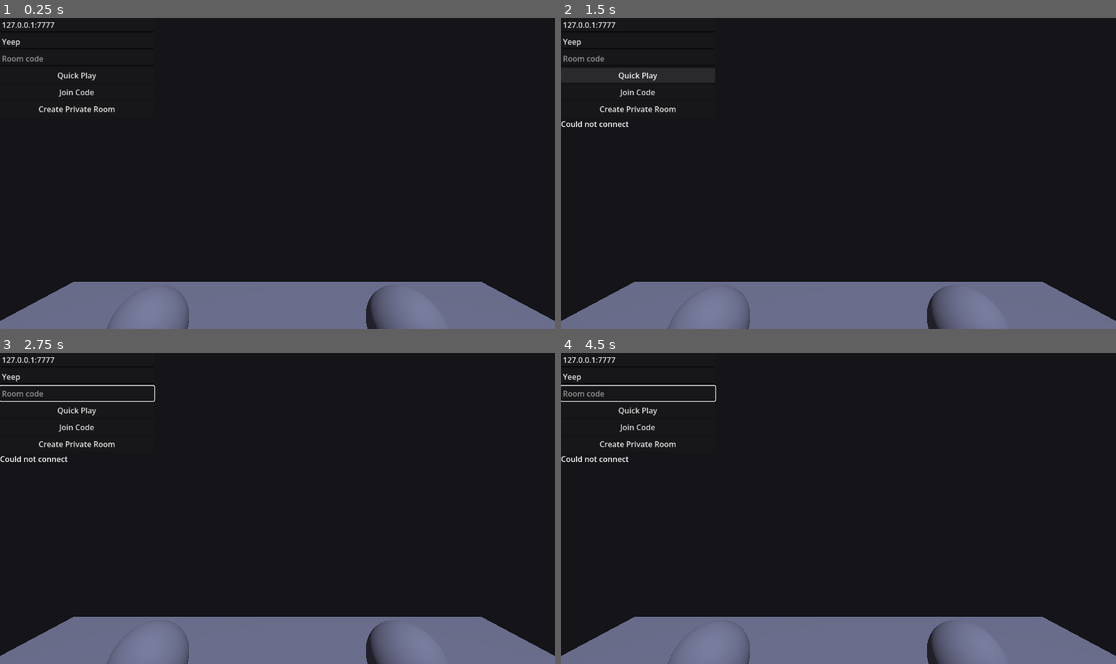
Above: before the commit, frames 1-4 (two rows, left to right).
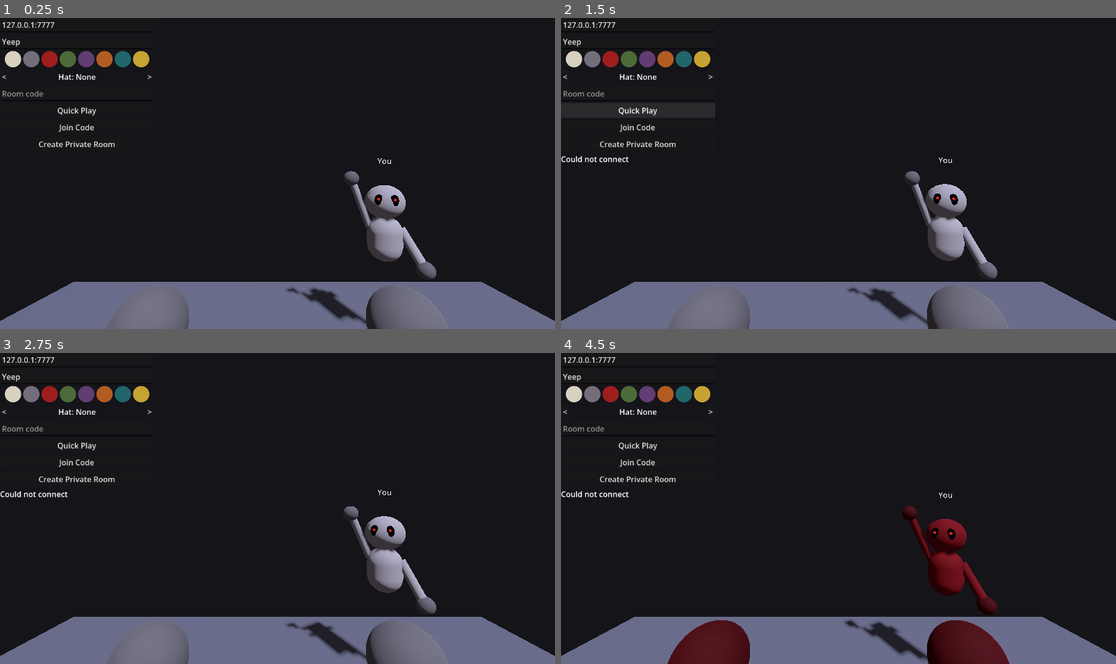
Above: after the commit, the same moments.

Repository: Ron-Jaggli/Godot-video-game-yeeps
Game: Godot game, scene res://scenes/main.tscn
The game is run twice, just before and just after one commit, with the same random seed, the same clock (stepped at 60 frames per second) and the same inputs.
Inputs (mouse positions are in pixels of both pictures, inside the frame that each line leads up to):
- Up to frame 1 (0.25 s): no input
- Up to frame 2 (1.5 s): click "Quick Play" at 0.5 s; click "Quick Play" at 1.25 s
- Up to frame 3 (2.75 s): click (11, 393) at 2.02 s
- Up to frame 4 (4.5 s): click (594, 393) at 2.77 s; click "Create Private Room" at 3.5 s; click (610, 393) at 4.27 s

The runs differ from the first frame. In frame 1, 4.1% of the frame differs, in the area x 0-79%, y 10-99%; in frame 2, 4.3%; in frame 3, 4.6%; in frame 4, 7.3%, in the area x 0-81%, y 10-100%.

Commit message:
Add procedural avatars with colors and hats
Remote players render as blob creatures: head with glowing eyes, a body
that follows head yaw, stretchy arms, mitten hands and a name tag, all
built from primitives with shared materials. Poses are smoothed between
30 Hz network updates.

Players pick one of 8 colors and 5 hats in the menu (saved, previewed in
the lobby, applied to the local hands). Style travels in a separate
_server_set_style RPC so _server_hello stays stable for version kicks;
the server validates indices and replicates them on change, so restyling
works mid-room. Protocol bumped to 2.

Also moves the player visibility filter to _enter_tree: added in _ready,
ServerSync's first update went to every connected peer, including ones
in other rooms.

Co-Authored-By: Claude Opus 5.5 <noreply@anthropic.com>
Claude-Session: https://claude.ai/code/session_01VpEs9ebkqxZVQZrn56CmrX

Diff:
--- a/client/main_menu.gd
+++ b/client/main_menu.gd
@@ -2,6 +2,11 @@
 extends Control
 ## Placeholder flat-screen menu for connecting and picking a room.
 ## Will be replaced by an in-world VR menu later.
+
+signal style_changed(color_index: int, hat_index: int)
+
+var color_index := 0
+var hat_index := 0
 
 var _address: LineEdit
 var _name: LineEdit
@@ -26,6 +31,9 @@
 			"%s:%d" % [GameConfig.default_address(), GameConfig.DEFAULT_PORT]))
 	_name = _add_field(box, "Name", settings.get_value("menu", "name", GameConfig.DEFAULT_NAME))
 	_name.max_length = GameConfig.MAX_NAME_LENGTH
+	color_index = AvatarStyle.clean_color(settings.get_value("menu", "color", 0))
+	hat_index = AvatarStyle.clean_hat(settings.get_value("menu", "hat", 0))
+	_add_style_picker(box)
 	_code = _add_field(box, "Room code", "")
 	_code.max_length = GameConfig.ROOM_CODE_LENGTH
 
@@ -77,7 +85,46 @@
 	settings.load(GameConfig.SETTINGS_PATH)
 	settings.set_value("menu", "server", _address.text.strip_edges())
 	settings.set_value("menu", "name", _name.text)
+	settings.set_value("menu", "color", color_index)
+	settings.set_value("menu", "hat", hat_index)
 	settings.save(GameConfig.SETTINGS_PATH)
+
+
+func _add_style_picker(parent: Control) -> void:
+	var swatches := HBoxContainer.new()
+	swatches.alignment = BoxContainer.ALIGNMENT_CENTER
+	parent.add_child(swatches)
+	for i in AvatarStyle.COLORS.size():
+		var swatch := Button.new()
+		swatch.custom_minimum_size = Vector2(34, 34)
+		var style := StyleBoxFlat.new()
+		style.bg_color = AvatarStyle.COLORS[i]
+		style.set_corner_radius_all(17)
+		for state in ["normal", "hover", "pressed", "focus"]:
+			swatch.add_theme_stylebox_override(state, style)
+		swatch.pressed.connect(func() -> void: _pick_style(i, hat_index))
+		swatches.add_child(swatch)
+
+	var hats := HBoxContainer.new()
+	parent.add_child(hats)
+	var hat_label := Label.new()
+	hat_label.horizontal_alignment = HORIZONTAL_ALIGNMENT_CENTER
+	hat_label.size_flags_horizontal = Control.SIZE_EXPAND_FILL
+	var cycle := func(step: int) -> void:
+		_pick_style(color_index, posmod(hat_index + step, AvatarStyle.HATS.size()))
+	_add_button(hats, "<", cycle.bind(-1))
+	hats.add_child(hat_label)
+	_add_button(hats, ">", cycle.bind(1))
+	style_changed.connect(func(_c: int, hat: int) -> void: hat_label.text = "Hat: " + AvatarStyle.HATS[hat])
+	_pick_style.call_deferred(color_index, hat_index) # after listeners connect
+
+
+func _pick_style(color: int, hat: int) -> void:
+	color_index = color
+	hat_index = hat
+	Network.set_style(color_index, hat_index)
+	_save_settings()
+	style_changed.emit(color_index, hat_index)
 
 
 func _set_status(text: String) -> void:
--- a/network/network.gd
+++ b/network/network.gd
@@ -17,6 +17,8 @@
 
 var _connected := false
 var _display_name := GameConfig.DEFAULT_NAME
+var color_index := 0
+var hat_index := 0
 
 
 func _ready() -> void:
@@ -86,9 +88,20 @@
 	_server_leave_room.rpc_id(1)
 
 
+## Can be called any time; the server applies it to our avatar if we're in a room.
+func set_style(color: int, hat: int) -> void:
+	color_index = color
+	hat_index = hat
+	if _connected:
+		_server_set_style.rpc_id(1, color_index, hat_index)
+
+
 func _on_connected_to_server() -> void:
 	_connected = true
+	# Keep _server_hello's signature fixed forever so old clients still get a
+	# clean version-mismatch kick; everything else goes in separate RPCs.
 	_server_hello.rpc_id(1, GameConfig.PROTOCOL_VERSION, _display_name)
+	_server_set_style.rpc_id(1, color_index, hat_index)
 	connected.emit()
 
 
@@ -124,6 +137,12 @@
 
 
 @rpc("any_peer", "call_remote", "reliable")
+func _server_set_style(color: int, hat: int) -> void:
+	if is_server:
+		server.handle_set_style(multiplayer.get_remote_sender_id(), color, hat)
+
+
+@rpc("any_peer", "call_remote", "reliable")
 func _server_leave_room() -> void:
 	if is_server:
 		server.handle_leave_room(multiplayer.get_remote_sender_id())
--- /dev/null
+++ b/scenes/avatar/avatar.gd
@@ -0,0 +1,231 @@
+class_name Avatar
+extends Node3D
+## Procedural blob avatar: a head with glowing eyes, a body hanging under it,
+## stretchy noodle arms, mitten hands, a hat and a floating name tag.
+## Built from primitives so it ships with no art assets and stays cheap on
+## Quest. A real model can replace it by keeping the same API:
+## set_style / set_display_name / set_pose.
+##
+## Poses are in the parent's space (rooms sit at the world origin).
+
+const HEAD_RADIUS := 0.17
+const BODY_RADIUS := 0.15
+const BODY_HEIGHT := 0.42
+const BODY_DROP := 0.34 # body centre below the head
+const SHOULDER := Vector3(0.13, 0.1, 0.0) # body-local
+const ARM_RADIUS := 0.035
+const ARM_REST_LENGTH := 0.45
+const HAND_RADIUS := 0.07
+const NAME_TAG_HEIGHT := 0.38
+const SMOOTHING := 18.0 # higher = snappier interpolation between network updates
+
+## Remote players ease toward each 30 Hz network update instead of snapping.
+var smooth := true
+
+static var _materials := {} # shared by all avatars so they batch on Quest
+
+var _head: Node3D
+var _body: MeshInstance3D
+var _hat: Node3D
+var _name_tag: Label3D
+var _hands: Array[MeshInstance3D] = []
+var _arms: Array[MeshInstance3D] = []
+var _target: Array[Transform3D] = [Transform3D.IDENTITY, Transform3D.IDENTITY, Transform3D.IDENTITY]
+var _current: Array[Transform3D] = [Transform3D.IDENTITY, Transform3D.IDENTITY, Transform3D.IDENTITY]
+var _body_forward := Vector3.FORWARD
+var _has_pose := false
+
+
+func _init() -> void:
+	name = "Avatar"
+	_body = _mesh_child(self, _capsule(BODY_RADIUS, BODY_HEIGHT))
+	_head = Node3D.new()
+	add_child(_head)
+	var skull := _mesh_child(_head, _sphere(HEAD_RADIUS))
+	skull.scale = Vector3(1.0, 0.92, 1.0)
+	skull.name = "Skull"
+	for side in [-1.0, 1.0]:
+		var eye := _mesh_child(_head, _sphere(1.0), _unshaded(Color(0.02, 0.02, 0.03)))
+		eye.position = Vector3(0.06 * side, 0.03, -0.145)
+		eye.scale = Vector3(0.035, 0.05, 0.02)
+		var pupil := _mesh_child(_head, _sphere(0.012), _unshaded(Color(0.9, 0.15, 0.12)))
+		pupil.position = Vector3(0.063 * side, 0.04, -0.163)
+	for i in 2:
+		_arms.append(_mesh_child(self, _cylinder(ARM_RADIUS, ARM_RADIUS, 1.0)))
+		_hands.append(_mesh_child(self, _sphere(HAND_RADIUS)))
+	_name_tag = Label3D.new()
+	_name_tag.billboard = BaseMaterial3D.BILLBOARD_ENABLED
+	_name_tag.pixel_size = 0.0015
+	_name_tag.font_size = 48
+	_name_tag.outline_size = 12
+	_name_tag.modulate = Color(0.92, 0.9, 0.95)
+	add_child(_name_tag)
+	set_style(0, 0)
+
+
+func set_style(color_index: int, hat_index: int) -> void:
+	var skin := _material(AvatarStyle.color(color_index))
+	var mitts := _material(AvatarStyle.color(color_index).darkened(0.35))
+	_head.get_node("Skull").material_override = skin
+	_body.material_override = skin
+	for i in 2:
+		_arms[i].material_override = skin
+		_hands[i].material_override = mitts
+	if _hat:
+		_hat.free()
+	_hat = _make_hat(AvatarStyle.clean_hat(hat_index))
+	_head.add_child(_hat)
+
+
+func set_display_name(display_name: String) -> void:
+	_name_tag.text = display_name
+
+
+func set_name_tag_visible(value: bool) -> void:
+	_name_tag.visible = value
+
+
+func set_pose(head: Transform3D, left_hand: Transform3D, right_hand: Transform3D) -> void:
+	_target = [head, left_hand, right_hand]
+	if not _has_pose or not smooth:
+		_current = _target.duplicate()
+		_has_pose = true
+		_apply()
+
+
+func _process(delta: float) -> void:
+	if not _has_pose or not smooth:
+		return
+	var weight := 1.0 - exp(-SMOOTHING * delta)
+	for i in 3:
+		_current[i] = _current[i].interpolate_with(_target[i], weight)
+	_apply()
+
+
+func _apply() -> void:
+	var head := _current[0]
+	_head.transform = head.orthonormalized()
+
+	# The body hangs under the head and only turns with it (yaw), so looking
+	# up or down doesn't tip the whole creature over.
+	var forward := -head.basis.z
+	forward.y = 0.0
+	if forward.length_squared() > 0.01:
+		_body_forward = forward.normalized()
+	_body.transform = Transform3D(Basis.looking_at(_body_forward), head.origin + Vector3.DOWN * BODY_DROP)
+
+	for i in 2:
+		var hand := _current[i + 1].orthonormalized()
+		_hands[i].transform = hand
+		var shoulder := _body.transform * Vector3(SHOULDER.x * (-1.0 if i == 0 else 1.0), SHOULDER.y, 0.0)
+		_stretch_arm(_arms[i], shoulder, hand.origin)
+
+	_name_tag.position = head.origin + Vector3.UP * NAME_TAG_HEIGHT
+
+
+## Points a unit-height cylinder from a to b; it thins out as it stretches.
+func _stretch_arm(arm: MeshInstance3D, a: Vector3, b: Vector3) -> void:
+	var span := b - a
+	var length := span.length()
+	if length < 0.001:
+		arm.visible = false
+		return
+	arm.visible = true
+	var y := span / length
+	var x := y.cross(Vector3.UP)
+	if x.length_squared() < 0.0001:
+		x = y.cross(Vector3.RIGHT)
+	x = x.normalized()
+	var z := x.cross(y)
+	var thickness := clampf(sqrt(ARM_REST_LENGTH / length), 0.5, 1.3)
+	arm.transform = Transform3D(Basis(x * thickness, y * length, z * thickness), (a + b) * 0.5)
+
+
+func _make_hat(index: int) -> Node3D:
+	var hat := Node3D.new()
+	hat.name = "Hat"
+	var top := HEAD_RADIUS * 0.92
+	match AvatarStyle.HATS[index]:
+		"Horns":
+			var bone := _material(Color(0.88, 0.85, 0.76))
+			for side in [-1.0, 1.0]:
+				var horn := _mesh_child(hat, _cylinder(0.0, 0.03, 0.13), bone)
+				horn.position = Vector3(0.08 * side, top + 0.02, -0.02)
+				horn.rotation.z = deg_to_rad(-28.0 * side)
+		"Top Hat":
+			var black := _material(Color(0.06, 0.06, 0.07))
+			var brim := _mesh_child(hat, _cylinder(0.15, 0.15, 0.015), black)
+			brim.position.y = top - 0.01
+			var crown := _mesh_child(hat, _cylinder(0.09, 0.09, 0.17), black)
+			crown.position.y = top + 0.08
+			var band := _mesh_child(hat, _cylinder(0.092, 0.092, 0.03), _material(Color(0.5, 0.08, 0.08)))
+			band.position.y = top + 0.015
+		"Halo":
+			var ring := TorusMesh.new()
+			ring.inner_radius = 0.085
+			ring.outer_radius = 0.105
+			var halo := _mesh_child(hat, ring, _unshaded(Color(1.0, 0.85, 0.35)))
+			halo.position.y = top + 0.1
+		"Antenna":
+			var stalk := _mesh_child(hat, _cylinder(0.008, 0.008, 0.16), _material(Color(0.1, 0.1, 0.1)))
+			stalk.position.y = top + 0.07
+			var bulb := _mesh_child(hat, _sphere(0.03), _unshaded(Color(0.95, 0.2, 0.15)))
+			bulb.position.y = top + 0.16
+	return hat
+
+
+# --- Mesh / material helpers -------------------------------------------------
+
+static func _mesh_child(parent: Node3D, mesh: Mesh, material: Material = null) -> MeshInstance3D:
+	var instance := MeshInstance3D.new()
+	instance.mesh = mesh
+	instance.material_override = material
+	parent.add_child(instance)
+	return instance
+
+
+static func _sphere(radius: float) -> SphereMesh:
+	var mesh := SphereMesh.new()
+	mesh.radius = radius
+	mesh.height = radius * 2.0
+	mesh.radial_segments = 24
+	mesh.rings = 12
+	return mesh
+
+
+static func _capsule(radius: float, height: float) -> CapsuleMesh:
+	var mesh := CapsuleMesh.new()
+	mesh.radius = radius
+	mesh.height = height
+	mesh.radial_segments = 24
+	mesh.rings = 6
+	return mesh
+
+
+static func _cylinder(top: float, bottom: float, height: float) -> CylinderMesh:
+	var mesh := CylinderMesh.new()
+	mesh.top_radius = top
+	mesh.bottom_radius = bottom
+	mesh.height = height
+	mesh.radial_segments = 12
+	mesh.rings = 1
+	return mesh
+
+
+static func _material(color: Color) -> StandardMaterial3D:
+	if not _materials.has(color):
+		var material := StandardMaterial3D.new()
+		material.albedo_color = color
+		material.roughness = 0.85
+		_materials[color] = material
+	return _materials[color]
+
+
+static func _unshaded(color: Color) -> StandardMaterial3D:
+	var key := "unshaded_%s" % color.to_html()
+	if not _materials.has(key):
+		var material := StandardMaterial3D.new()
+		material.shading_mode = BaseMaterial3D.SHADING_MODE_UNSHADED
+		material.albedo_color = color
+		_materials[key] = material
+	return _materials[key]
--- a/scenes/main.gd
+++ b/scenes/main.gd
@@ -5,6 +5,7 @@
 ##   Client (menu):     godot
 ##   Scripted client:   godot -- --connect [--address=IP] [--port=7777]
 ##                        [--name=Bob] [--join=CODE | --create-private] [--bot]
+##                        [--color=0-7] [--hat=0-4]
 ##                      (--bot = no rig, fake moving pose; add --headless for load tests)
 ## Exports with the "dedicated_server" feature tag always boot as server.
 
@@ -16,6 +17,7 @@
 var _rig: XRPlayer
 var _menu: MainMenu
 var _lobby: Node3D # local space shown before joining; disabled while in a room
+var _preview: Avatar # shows your chosen style in the lobby
 
 
 func _ready() -> void:
@@ -41,6 +43,7 @@
 
 func _start_client(args: Dictionary) -> void:
 	Network.bot_mode = args.has("bot")
+	Network.set_style(int(args.get("color", 0)), int(args.get("hat", 0)))
 	Network.join_failed.connect(func(err: int) -> void:
 		print("join failed: ", Protocol.join_error_text(err)))
 	Network.kicked.connect(func(reason: int) -> void:
@@ -78,8 +81,15 @@
 		if rooms.get_child_count() > 0:
 			Network.leave_room())
 
+	_preview = Avatar.new()
+	_preview.smooth = false
+	_preview.set_display_name("You")
+	_lobby.add_child(_preview)
+	_apply_style(Network.color_index, Network.hat_index)
+
 	if with_menu:
 		_menu = MainMenu.new()
+		_menu.style_changed.connect(_apply_style)
 		if _rig.is_vr:
 			var panel := WorldPanel.new(_menu)
 			panel.position = Vector3(0, 1.4, -1.2)
@@ -89,6 +99,24 @@
 
 	rooms.child_entered_tree.connect(func(room: Node) -> void: _enter_room.call_deferred(room))
 	rooms.child_exiting_tree.connect(func(_room: Node) -> void: _exit_room.call_deferred())
+
+
+func _apply_style(color_index: int, hat_index: int) -> void:
+	_preview.set_style(color_index, hat_index)
+	_rig.set_hand_color(AvatarStyle.color(color_index).darkened(0.35))
+
+
+## Lobby preview: stands to the right of the menu, facing you, waving.
+func _process(_delta: float) -> void:
+	if _preview == null or not _lobby.visible:
+		return
+	var t := Time.get_ticks_msec() / 1000.0
+	var base := Vector3(1.0, 1.35, -1.9)
+	var facing := Basis.looking_at(Vector3(-base.x, 0.0, -base.z)) # toward the lobby centre
+	var head := Transform3D(facing.rotated(Vector3.UP, sin(t * 0.7) * 0.15), base + Vector3.UP * sin(t * 1.3) * 0.02)
+	var left := Transform3D(facing, base + facing * Vector3(-0.3, -0.55, -0.1))
+	var right := Transform3D(facing, base + facing * Vector3(0.32 + sin(t * 5.0) * 0.08, 0.2, -0.12))
+	_preview.set_pose(head, left, right)
 
 
 func _enter_room(room: Room) -> void:
--- a/scenes/player/player.gd
+++ b/scenes/player/player.gd
@@ -9,33 +9,47 @@
 @export var head_transform := Transform3D.IDENTITY
 @export var left_hand_transform := Transform3D.IDENTITY
 @export var right_hand_transform := Transform3D.IDENTITY
+@export var color_index := 0:
+	set(value):
+		color_index = value
+		_restyle()
+@export var hat_index := 0:
+	set(value):
+		hat_index = value
+		_restyle()
 
 var anticheat: AntiCheat # server only
 
+var _avatar: Avatar # clients only
+var _filter_added := false
+
 @onready var input: PlayerInput = $Input
-@onready var _head: Node3D = $Head
-@onready var _left_hand: Node3D = $LeftHand
-@onready var _right_hand: Node3D = $RightHand
 
 
 func _enter_tree() -> void:
 	# Node name is the peer id; it is already set when spawned on clients.
 	$Input.set_multiplayer_authority(str(name).to_int())
+	if multiplayer.is_server() and not _filter_added:
+		_filter_added = true
+		# Before ServerSync enters the tree, or its first update goes to every peer.
+		# It must stay publicly visible: Godot ANDs filters with the public/per-peer
+		# flags, so the room filter alone decides who sees us.
+		$ServerSync.add_visibility_filter(_is_visible_to)
 
 
 func _ready() -> void:
 	if multiplayer.is_server():
-		# ServerSync must stay publicly visible: Godot ANDs filters with the
-		# public/per-peer flags, so the room filter alone decides who sees us.
-		$ServerSync.add_visibility_filter(_is_visible_to)
 		set_process(false)
 	else:
 		set_physics_process(false)
-		if peer_id == multiplayer.get_unique_id():
-			# Our own avatar: the local rig already draws our hands lag-free.
-			for part in [_head, _left_hand, _right_hand]:
-				part.visible = false
-		print("[room %s] %s joined" % [get_parent().get_parent().name, display_name])
+		_avatar = Avatar.new()
+		_avatar.set_display_name(display_name)
+		add_child(_avatar)
+		_restyle()
+		# Our own avatar stays hidden: the local rig already draws our hands lag-free.
+		_avatar.visible = peer_id != multiplayer.get_unique_id()
+		print("[room %s] %s joined (color %d, %s)" % [get_parent().get_parent().name, display_name,
+				color_index, AvatarStyle.HATS[AvatarStyle.clean_hat(hat_index)]])
 
 
 func _exit_tree() -> void:
@@ -61,6 +75,9 @@
 
 func _process(_delta: float) -> void:
 	# Client: drive the avatar from the replicated (server-validated) pose.
-	_head.transform = head_transform
-	_left_hand.transform = left_hand_transform
-	_right_hand.transform = right_hand_transform
+	_avatar.set_pose(head_transform, left_hand_transform, right_hand_transform)
+
+
+func _restyle() -> void:
+	if _avatar:
+		_avatar.set_style(color_index, hat_index)
--- a/scenes/player/player.tscn
+++ b/scenes/player/player.tscn
@@ -19,6 +19,12 @@
 properties/4/path = NodePath(".:right_hand_transform")
 properties/4/spawn = true
 properties/4/replication_mode = 1
+properties/5/path = NodePath(".:color_index")
+properties/5/spawn = true
+properties/5/replication_mode = 2
+properties/6/path = NodePath(".:hat_index")
+properties/6/spawn = true
+properties/6/replication_mode = 2
 
 [sub_resource type="SceneReplicationConfig" id="SceneReplicationConfig_input"]
 properties/0/path = NodePath(".:head_transform")
@@ -30,14 +36,6 @@
 properties/2/path = NodePath(".:right_hand_transform")
 properties/2/spawn = false
 properties/2/replication_mode = 1
-
-[sub_resource type="SphereMesh" id="SphereMesh_head"]
-radius = 0.15
-height = 0.3
-
-[sub_resource type="SphereMesh" id="SphereMesh_hand"]
-radius = 0.06
-height = 0.12
 
 [node name="Player" type="Node3D"]
 script = ExtResource("1_player")
@@ -53,12 +51,3 @@
 replication_interval = 0.033
 replication_config = SubResource("SceneReplicationConfig_input")
 public_visibility = false
-
-[node name="Head" type="MeshInstance3D" parent="."]
-mesh = SubResource("SphereMesh_head")
-
-[node name="LeftHand" type="MeshInstance3D" parent="."]
-mesh = SubResource("SphereMesh_hand")
-
-[node name="RightHand" type="MeshInstance3D" parent="."]
-mesh = SubResource("SphereMesh_hand")
--- a/scenes/room/room.gd
+++ b/scenes/room/room.gd
@@ -19,7 +19,7 @@
 @onready var _sync: MultiplayerSynchronizer = $RoomSync
 
 
-func add_member(peer_id: int, display_name: String) -> void:
+func add_member(peer_id: int, display_name: String, color_index: int, hat_index: int) -> void:
 	_members.append(peer_id)
 	_sync.set_visibility_for(peer_id, true)
 
@@ -27,6 +27,8 @@
 	player.name = str(peer_id)
 	player.peer_id = peer_id
 	player.display_name = display_name
+	player.color_index = color_index
+	player.hat_index = hat_index
 	player.anticheat = anticheat
 	players.add_child(player, true)
 
@@ -42,6 +44,13 @@
 		emptied.emit()
 
 
+func set_member_style(peer_id: int, color_index: int, hat_index: int) -> void:
+	var player := players.get_node_or_null(str(peer_id)) as Player
+	if player:
+		player.color_index = color_index
+		player.hat_index = hat_index
+
+
 func has_member(peer_id: int) -> bool:
 	return peer_id in _members
 
--- a/scenes/xr/xr_player.gd
+++ b/scenes/xr/xr_player.gd
@@ -74,6 +74,14 @@
 	if rate > 0:
 		Engine.physics_ticks_per_second = rate
 		Engine.max_physics_steps_per_frame = 2
+
+
+func set_hand_color(color: Color) -> void:
+	var material := StandardMaterial3D.new()
+	material.albedo_color = color
+	material.roughness = 0.85
+	for mesh: MeshInstance3D in _hand_meshes:
+		mesh.material_override = material
 
 
 func teleport(target: Transform3D) -> void:
--- a/server/server.gd
+++ b/server/server.gd
@@ -6,6 +6,8 @@
 
 class ClientInfo:
 	var display_name := ""
+	var color_index := 0
+	var hat_index := 0
 	var room: Room
 
 
@@ -54,6 +56,16 @@
 	info.display_name = _sanitize_name(display_name)
 	_clients[peer_id] = info
 	log_msg("peer %d registered as '%s'" % [peer_id, info.display_name])
+
+
+func handle_set_style(peer_id: int, color: int, hat: int) -> void:
+	var info: ClientInfo = _clients.get(peer_id)
+	if info == null:
+		return
+	info.color_index = AvatarStyle.clean_color(color)
+	info.hat_index = AvatarStyle.clean_hat(hat)
+	if info.room:
+		info.room.set_member_style(peer_id, info.color_index, info.hat_index)
 
 
 func handle_join_room(peer_id: int, code: String) -> void:
@@ -112,7 +124,7 @@
 
 func _put_in_room(peer_id: int, info: ClientInfo, room: Room) -> void:
 	info.room = room
-	room.add_member(peer_id, info.display_name)
+	room.add_member(peer_id, info.display_name, info.color_index, info.hat_index)
 	log_msg("'%s' joined room %s (%d/%d)" % [info.display_name, room.room_code,
 			room.member_count(), GameConfig.MAX_PLAYERS_PER_ROOM])
 	_reply(peer_id, Protocol.JoinError.NONE, room.room_code)
--- /dev/null
+++ b/shared/avatar_style.gd
@@ -0,0 +1,29 @@
+class_name AvatarStyle
+extends RefCounted
+## Cosmetic choices players can pick. Sent over the wire as indices, so only
+## append to these lists; reordering changes what existing players look like.
+
+const COLORS: Array[Color] = [
+	Color(0.85, 0.82, 0.75), # bone
+	Color(0.45, 0.43, 0.48), # ash
+	Color(0.62, 0.12, 0.12), # blood
+	Color(0.30, 0.42, 0.22), # moss
+	Color(0.38, 0.24, 0.45), # bruise
+	Color(0.70, 0.36, 0.14), # rust
+	Color(0.13, 0.40, 0.42), # deep teal
+	Color(0.78, 0.64, 0.20), # mustard
+]
+
+const HATS: Array[String] = ["None", "Horns", "Top Hat", "Halo", "Antenna"]
+
+
+static func color(index: int) -> Color:
+	return COLORS[clean_color(index)]
+
+
+static func clean_color(index: int) -> int:
+	return index if index >= 0 and index < COLORS.size() else 0
+
+
+static func clean_hat(index: int) -> int:
+	return index if index >= 0 and index < HATS.size() else 0
--- a/shared/game_config.gd
+++ b/shared/game_config.gd
@@ -4,7 +4,7 @@
 ## Bump PROTOCOL_VERSION whenever an RPC signature or replicated property changes,
 ## so old clients get a clean "please update" kick instead of silent desyncs.
 
-const PROTOCOL_VERSION := 1
+const PROTOCOL_VERSION := 2
 
 const DEFAULT_PORT := 7777
 const SETTINGS_PATH := "user://settings.cfg"
Not shown, added: scenes/avatar/avatar.gd.uid
Not shown: 1 places in scenes/player/player.tscn that only renumber resources
Not shown, added: shared/avatar_style.gd.uid
Not shown, changed: README.md
